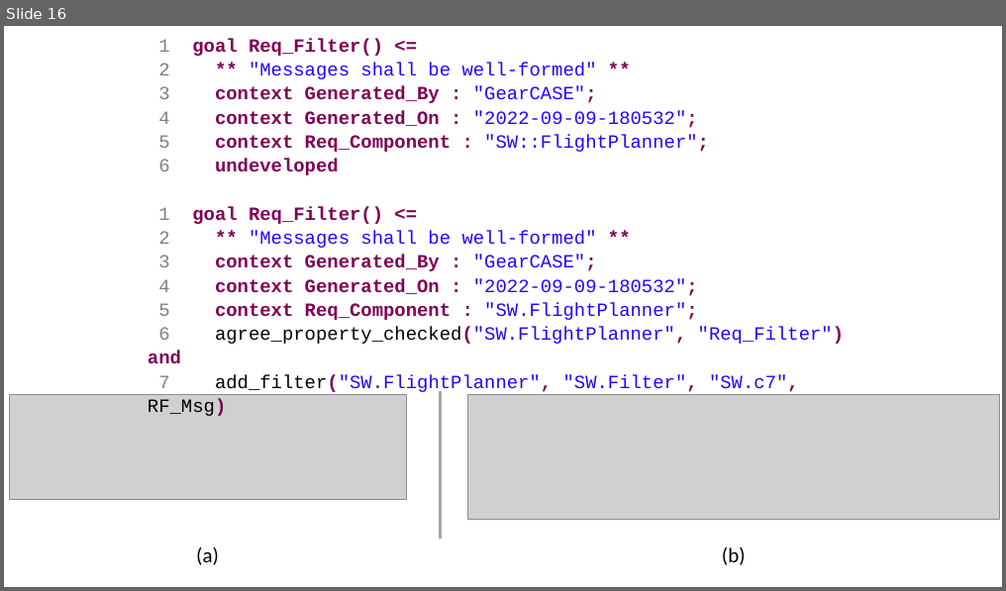
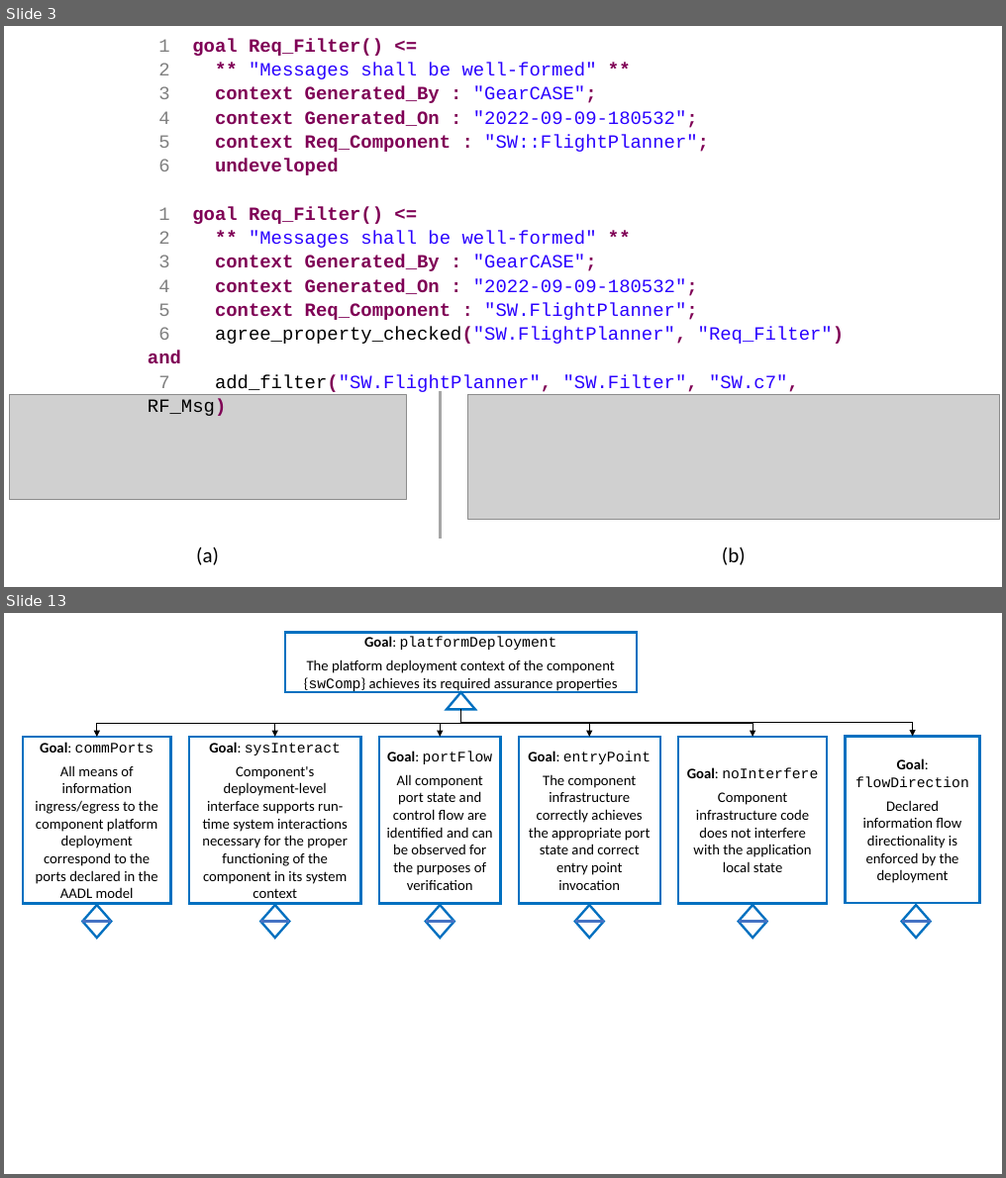
Before and after one commit to iamundson/case-assurance-pattern, a slide deck: figs/figures.pptx. Shown one above the other, each under a label of ours: slide 16 before the commit, slides 3 and 13 after it; the slides between them are not shown. The pictures are 1006x591 and 1006x1178 pixels, drawn with LibreOffice and Linux fonts; fonts in the diff are those of the drawing; grey boxes stand for pictures. Boxes give left, top, right and bottom in pixels: in the first picture for what was removed or moved away, otherwise in the second. Text is boxed around its words. In the diff, an @@ line names an element or a change of style, - is before the commit and + after.

```diff
--- a/figs/figures.pptx
+++ b/figs/figures.pptx
@@ slide 13 added at box(4, 613, 1002, 1174), background #FFFFFF @@
@@ rounded rectangle added at box(285, 633, 637, 692), fill #FFFFFF, outline #0070C0 2.25 pt, 14 pt, text #000000 @@
+Goal: platformDeployment
+The platform deployment context of the component {swComp} achieves its required assurance properties
@@ triangle added at box(447, 692, 475, 710), fill #FFFFFF, outline #0070C0 2.25 pt @@
@@ elbow arrow added from (460, 710) to (97, 737), #000000 1 pt @@
@@ elbow arrow added from (460, 710) to (275, 737), #000000 1 pt @@
@@ elbow arrow added from (460, 710) to (440, 737), #000000 1 pt @@
@@ elbow arrow added from (460, 710) to (589, 737), #000000 1 pt @@
@@ elbow arrow added from (460, 710) to (752, 737), #000000 1 pt @@
@@ elbow arrow added from (460, 710) to (913, 737), #000000 1 pt @@
@@ rounded rectangle added at box(23, 737, 171, 903), fill #FFFFFF, outline #0070C0 2.25 pt, 14 pt, text #000000 @@
+Goal: commPorts
+All means of information ingress/egress to the component platform deployment correspond to the ports declared in the AADL model
@@ rounded rectangle added at box(189, 737, 361, 903), fill #FFFFFF, outline #0070C0 2.25 pt, 14 pt, text #000000 @@
+Goal: sysInteract
+Component's deployment-level interface supports run-time system interactions necessary for the proper functioning of the component in its system context
@@ rounded rectangle added at box(379, 737, 500, 903), fill #FFFFFF, outline #0070C0 2.25 pt, 14 pt, text #000000 @@
+Goal: portFlow
+All component port state and control flow are identified and can be observed for the purposes of verification
@@ rounded rectangle added at box(519, 737, 660, 903), fill #FFFFFF, outline #0070C0 2.25 pt, 14 pt, text #000000 @@
+Goal: entryPoint
+The component infrastructure correctly achieves the appropriate port state and correct entry point invocation
@@ rounded rectangle added at box(678, 737, 828, 903), fill #FFFFFF, outline #0070C0 2.25 pt, 14 pt, text #000000 @@
+Goal: noInterfere
+Component infrastructure code does not interfere with the application local state
@@ rounded rectangle added at box(846, 737, 980, 903), fill #FFFFFF, outline #0070C0 2.25 pt, 14 pt, text #000000 @@
+Goal: flowDirection
+Declared information flow directionality is enforced by the deployment
@@ diamond added at box(82, 905, 111, 938), fill #FFFFFF, outline #0070C0 2.25 pt @@
@@ diamond added at box(260, 905, 289, 938), fill #FFFFFF, outline #0070C0 2.25 pt @@
@@ diamond added at box(426, 905, 453, 938), fill #FFFFFF, outline #0070C0 2.25 pt @@
@@ diamond added at box(575, 905, 604, 938), fill #FFFFFF, outline #0070C0 2.25 pt @@
@@ diamond added at box(739, 905, 767, 938), fill #FFFFFF, outline #0070C0 2.25 pt @@
@@ diamond added at box(902, 905, 930, 938), fill #FFFFFF, outline #0070C0 2.25 pt @@
@@ line added from (82, 922) to (111, 922), #4472C4 2.25 pt @@
@@ line added from (260, 922) to (289, 922), #4472C4 2.25 pt @@
@@ line added from (426, 922) to (454, 922), #4472C4 2.25 pt @@
@@ line added from (575, 922) to (604, 922), #4472C4 2.25 pt @@
@@ line added from (739, 922) to (767, 922), #4472C4 2.25 pt @@
@@ line added from (902, 922) to (931, 922), #4472C4 2.25 pt @@
@@ what was slide 16 is now slide 3 @@
```
Also in this commit, not shown: 10 other slides added, 13 slides removed, 13 other files.
